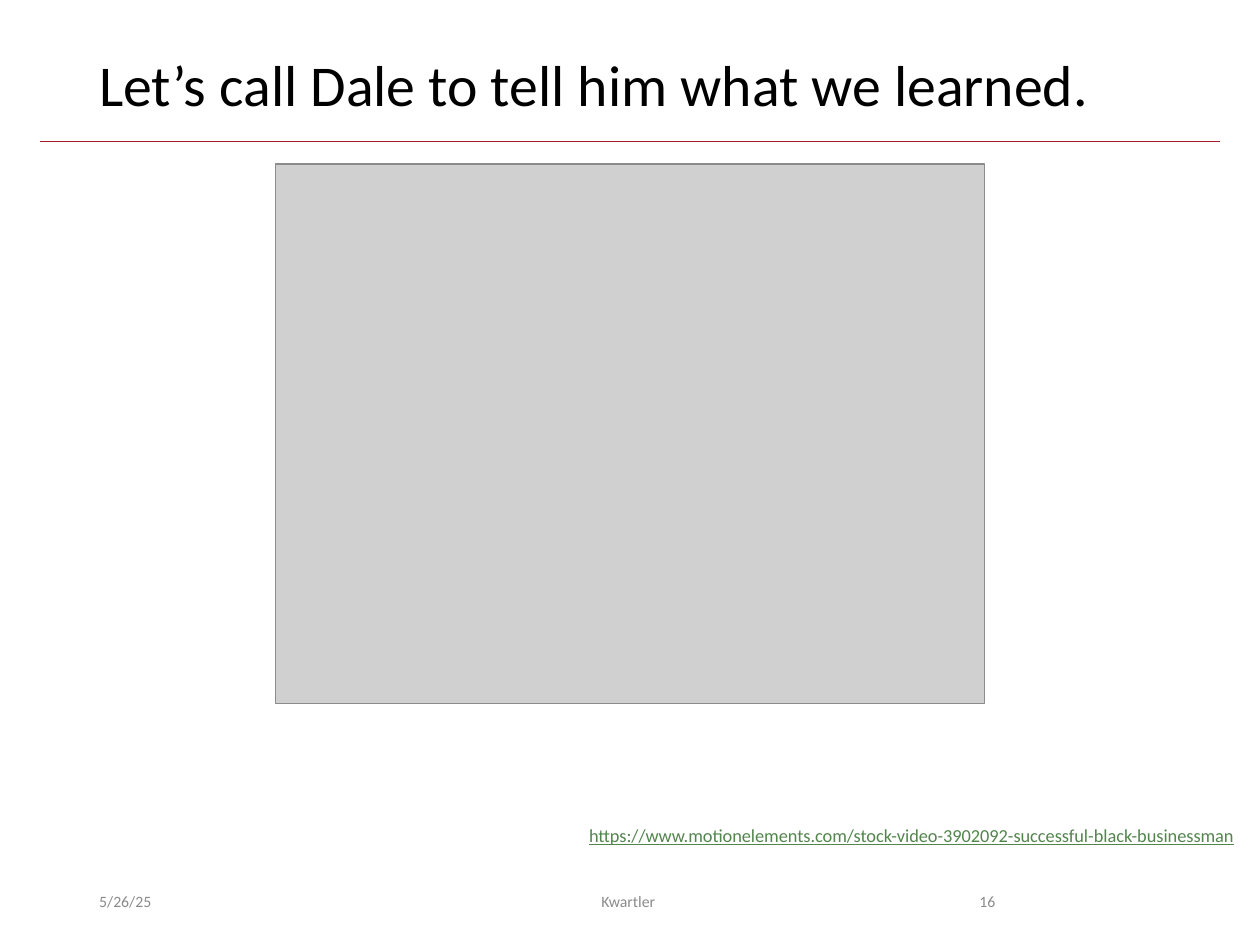
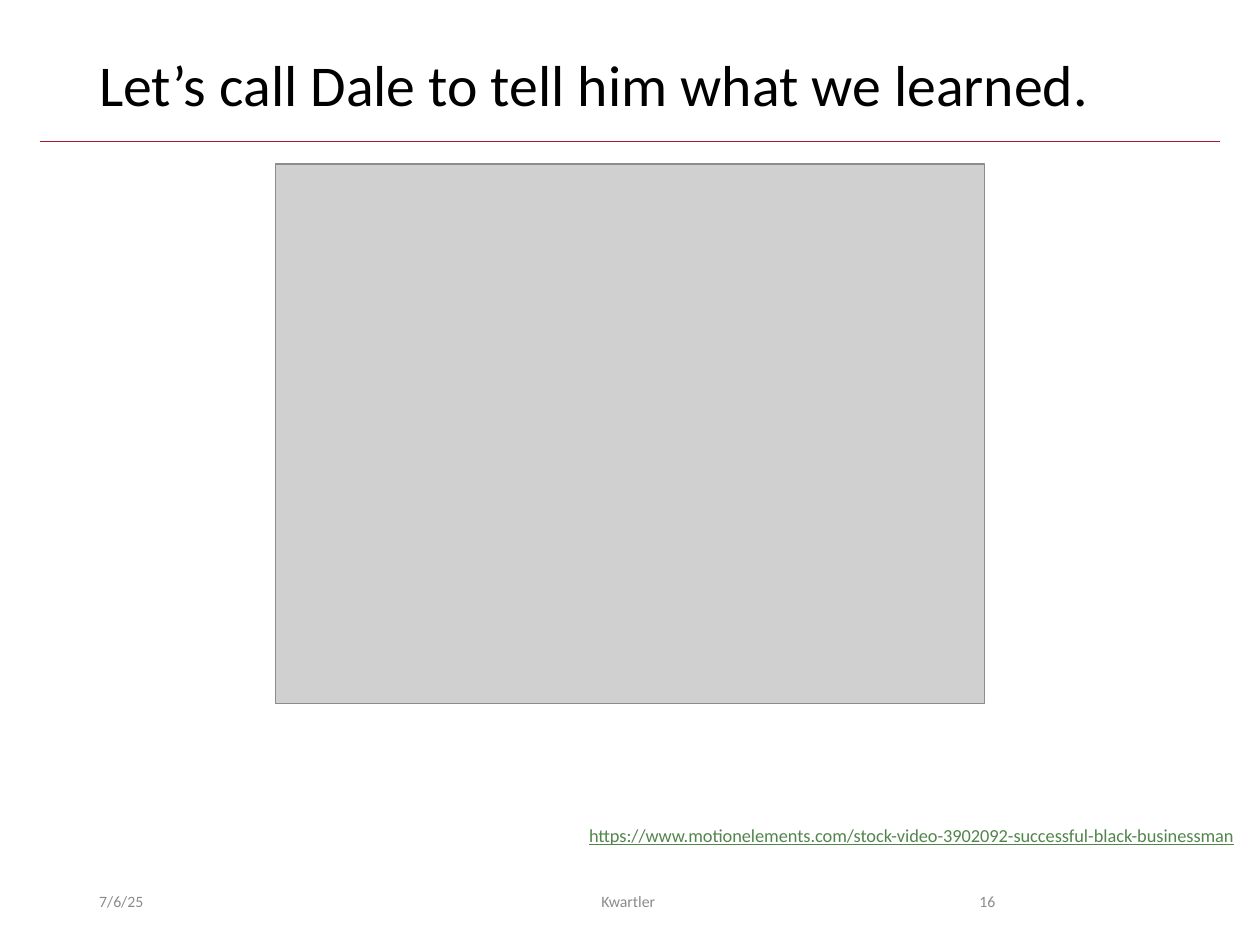
Before and after one commit to wodajack/Vienna_25, a slide deck: slide 16 of Summer/Day1/B_IntroToDM.pptx. Drawn at 1260x945 pixels with LibreOffice and Linux fonts; fonts in the diff are those of the drawing; grey boxes stand for pictures; background and template pictures are left out. Boxes give left, top, right and bottom in pixels: in the first picture for what was removed or moved away, otherwise in the second. Text is boxed around its words. In the diff, an @@ line names an element or a change of style, - is before the commit and + after.

```diff
--- a/Summer/Day1/B_IntroToDM.pptx
+++ b/Summer/Day1/B_IntroToDM.pptx
@@ text at <box>99,896,143,908</box>: text changed @@
-5/26/25
+7/6/25
```
Also in this commit, not shown: 39 other slides changed, 38 other files.
